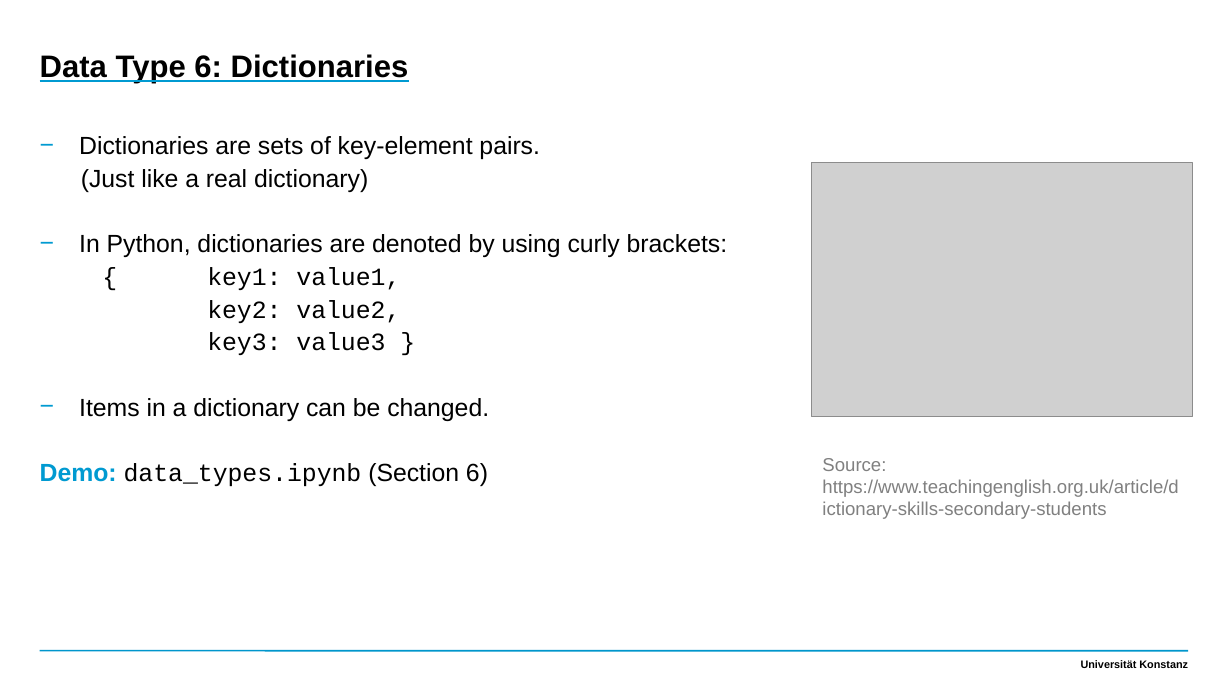
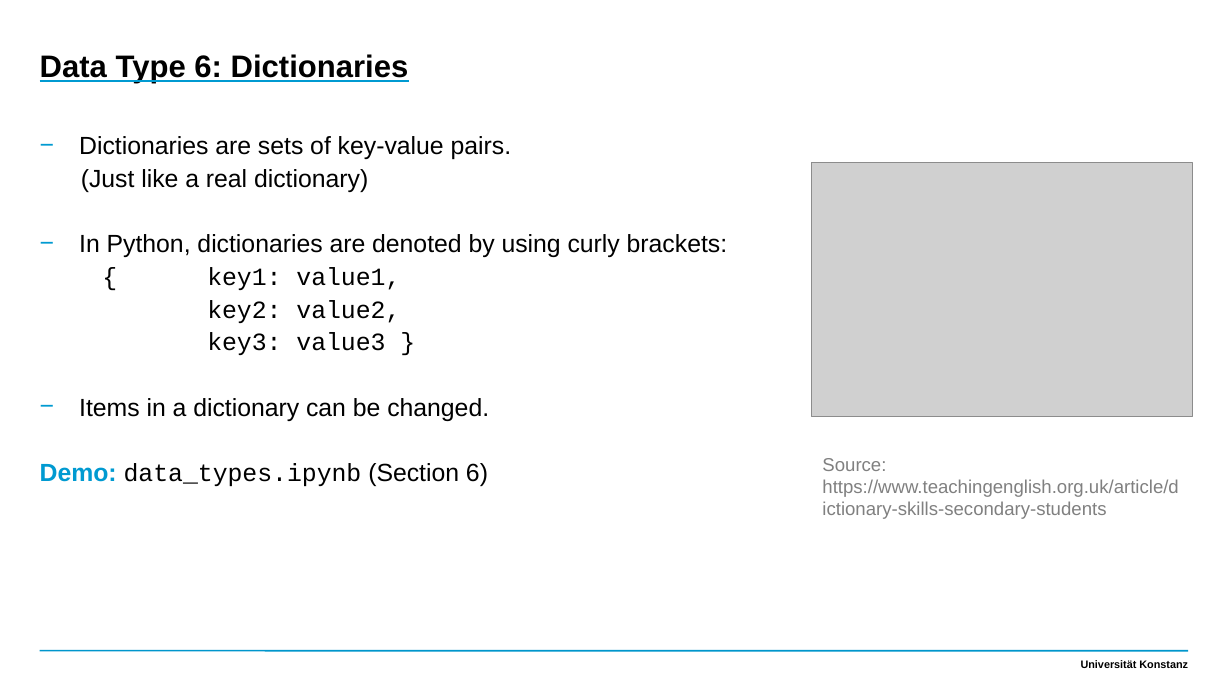
Before and after one commit to qi-yu/teaching-materials-python, a slide deck: slide 12 of slides/2_data_types.pptx. Drawn at 1232x693 pixels with LibreOffice and Linux fonts; fonts in the diff are those of the drawing; grey boxes stand for pictures. Boxes give left, top, right and bottom in pixels: in the first picture for what was removed or moved away, otherwise in the second. Text is boxed around its words. In the diff, an @@ line names an element or a change of style, - is before the commit and + after.

Commit message:
updated slides and codes for data type

```diff
--- a/slides/2_data_types.pptx
+++ b/slides/2_data_types.pptx
@@ text at (x1=79, y1=136, x2=512, y2=159): text changed @@
-    − Dictionaries are sets of key-element pairs.
+    − Dictionaries are sets of key-value pairs.
```
Also in this commit, not shown: 1 other file.
